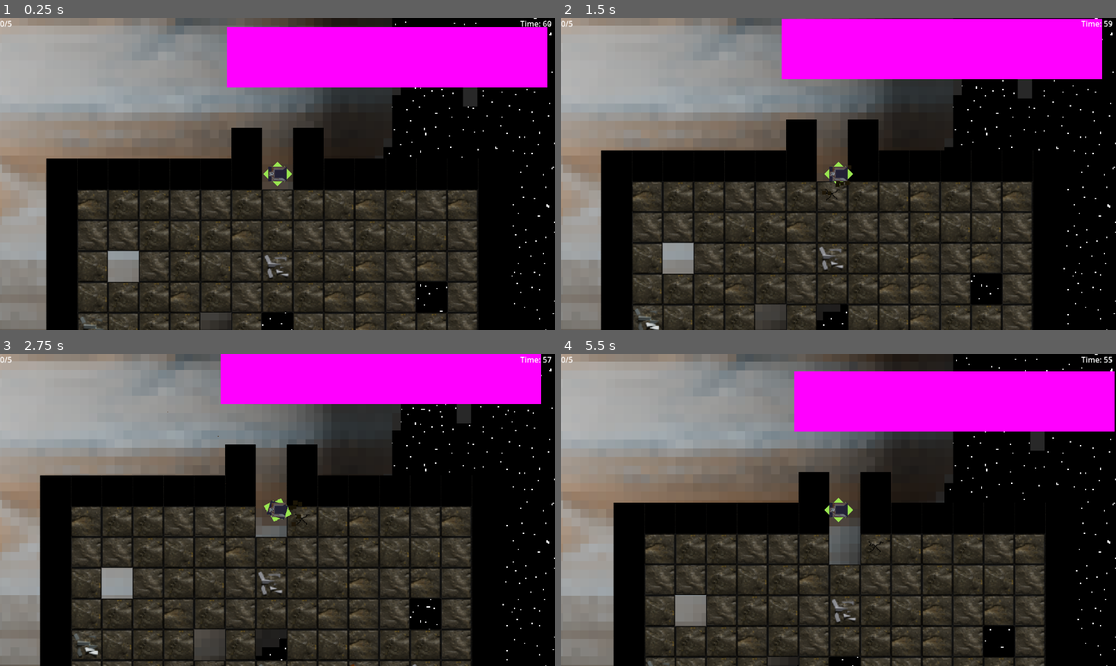
Above: before the commit, frames 1-4 (two rows, left to right).
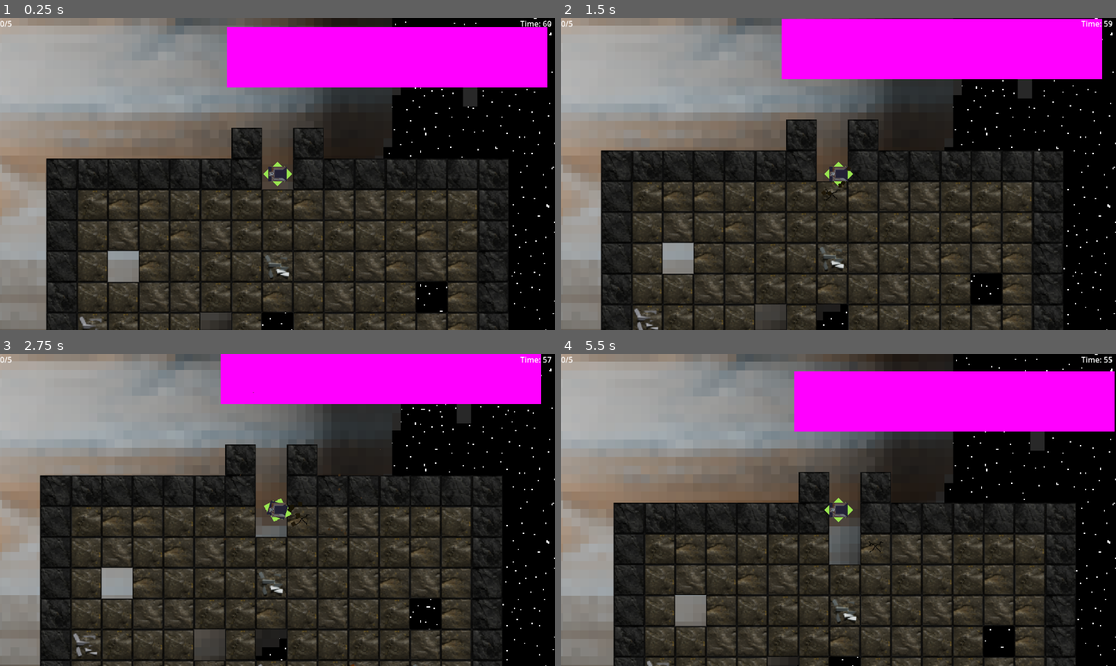
Above: after the commit, the same moments.

Repository: MissionToPsyche-Iridium/iridium_21q_web_game-csu
Game: Godot game, scene res://Scenes/pre.tscn
Two runs of this game, one before a commit and one after it. Both use one fixed random seed, a clock stepped at 60 frames per second and the inputs below.
Inputs:
- Up to frame 1 (0.25 s): no input
- Up to frame 2 (1.5 s): hold D (right) 0.53-1.28 s; tap Space (Leave, bound only after the commit) at 0.6, 1.35 s; hold S (down) from 1.28 s (still down)
- Up to frame 3 (2.75 s): release S (down) at 2.03 s; hold D (right) from 2.03 s (still down); tap Space (Leave, bound only after the commit) at 2.1 s
- Up to frame 4 (5.5 s): release D (right) at 2.78 s; hold W (up) 2.78-3.53 s; tap Space (Leave, bound only after the commit) at 2.85, 3.6, 4.35, 5, 5.1 s; hold A (left) 3.53-5.03 s; tap Enter at 4.25 s; hold S (down) from 5.03 s (still down)

The runs differ from the first frame. In frame 1, 12% of the frame differs, in the area x 8-92%, y 35-100%; in frame 2, 12%; in frame 3, 13%, in the area x 7-91%, y 12-100%; in frame 4, 11%.

Commit message:
Working on gameplay flow, added switch scene, added background tile sheet. Other changes to stats.

Diff:
--- a/Objects/drillparts.tscn
+++ b/Objects/drillparts.tscn
@@ -10,12 +10,13 @@
 [node name="drillparts" type="CPUParticles2D"]
 emitting = false
 amount = 32
-explosiveness = 0.3
 randomness = 0.27
 spread = 180.0
 gravity = Vector2(0, 0)
 initial_velocity_min = 137.37
 initial_velocity_max = 400.0
+angle_min = -625.5
+angle_max = 145.4
 scale_amount_min = 7.5
 scale_amount_max = 10.0
 scale_amount_curve = SubResource("Curve_yafx8")
--- a/Objects/mine.tscn
+++ b/Objects/mine.tscn
@@ -1,8 +1,9 @@
-[gd_scene load_steps=9 format=3 uid="uid://ok71srmvbp25"]
+[gd_scene load_steps=12 format=3 uid="uid://ok71srmvbp25"]
 
 [ext_resource type="Script" path="res://scripts/mine.gd" id="1_rjot3"]
 [ext_resource type="Texture2D" uid="uid://bauj7tg48vpkc" path="res://Assets/sheetore.png" id="2_06w2d"]
 [ext_resource type="Texture2D" uid="uid://cinjk5k066td7" path="res://Assets/sheetbreak.png" id="3_utk80"]
+[ext_resource type="Texture2D" uid="uid://c1bgmoxaks02p" path="res://Assets/backgroundtiles.png" id="4_rqkjc"]
 
 [sub_resource type="PhysicsMaterial" id="PhysicsMaterial_u7otv"]
 
@@ -37,8 +38,18 @@
 0:2/0/custom_data_0 = true
 0:2/0/custom_data_1 = 1
 0:3/0 = 0
+0:3/0/physics_layer_0/polygon_0/points = PackedVector2Array(-32, -32, 32, -32, 32, 32, -32, 32)
 0:3/0/custom_data_0 = true
 0:3/0/custom_data_1 = 1
+3:1/0 = 0
+3:1/0/physics_layer_0/polygon_0/points = PackedVector2Array(-32, -32, 32, -32, 32, 32, -32, 32)
+3:1/0/custom_data_1 = 4
+3:2/0 = 0
+3:2/0/physics_layer_0/polygon_0/points = PackedVector2Array(-32, -32, 32, -32, 32, 32, -32, 32)
+3:2/0/custom_data_1 = 4
+3:3/0 = 0
+3:3/0/physics_layer_0/polygon_0/points = PackedVector2Array(-32, -32, 32, -32, 32, 32, -32, 32)
+3:3/0/custom_data_1 = 4
 
 [sub_resource type="TileSet" id="TileSet_1m28n"]
 tile_size = Vector2i(64, 64)
@@ -62,6 +73,14 @@
 tile_size = Vector2i(64, 64)
 sources/0 = SubResource("TileSetAtlasSource_1w0hi")
 
+[sub_resource type="TileSetAtlasSource" id="TileSetAtlasSource_xyufu"]
+texture = ExtResource("4_rqkjc")
+texture_region_size = Vector2i(64, 64)
+
+[sub_resource type="TileSet" id="TileSet_cmgk2"]
+tile_size = Vector2i(64, 64)
+sources/1 = SubResource("TileSetAtlasSource_xyufu")
+
 [node name="Mineable" type="TileMapLayer"]
 tile_set = SubResource("TileSet_1m28n")
 script = ExtResource("1_rjot3")
@@ -72,3 +91,5 @@
 tile_set = SubResource("TileSet_0cn0v")
 
 [node name="Back" type="TileMapLayer" parent="."]
+z_index = -10
+tile_set = SubResource("TileSet_cmgk2")
--- a/Objects/mothership.tscn
+++ b/Objects/mothership.tscn
@@ -22,7 +22,6 @@
 
 [node name="CollisionShape2D" type="CollisionShape2D" parent="Right Blocker"]
 position = Vector2(62.5, 19.9)
-scale = Vector2(1, 1)
 shape = SubResource("RectangleShape2D_u4e0p")
 
 [node name="Sprite2D" type="Sprite2D" parent="."]
@@ -34,7 +33,6 @@
 
 [node name="CollisionShape2D" type="CollisionShape2D" parent="Left Blocker"]
 position = Vector2(3.1, 18.85)
-scale = Vector2(1, 1)
 shape = SubResource("RectangleShape2D_u4e0p")
 
 [node name="Mothership Blocker" type="StaticBody2D" parent="."]
--- a/project.godot
+++ b/project.godot
@@ -52,6 +52,11 @@
 , Object(InputEventKey,"resource_local_to_scene":false,"resource_name":"","device":-1,"window_id":0,"alt_pressed":false …(186 unchanged characters)…
 ]
 }
+Leave={
+"deadzone": 0.5,
+"events": [Object(InputEventKey,"resource_local_to_scene":false,"resource_name":"","device":-1,"window_id":0,"alt_pressed":false,"shift_pressed":false,"ctrl_pressed":false,"meta_pressed":false,"pressed":false,"keycode":0,"physical_keycode":32,"key_label":0,"unicode":32,"location":0,"echo":false,"script":null)
+]
+}
 
 [rendering]
 
--- a/scripts/dronestats.gd
+++ b/scripts/dronestats.gd
@@ -3,11 +3,12 @@
 #Almost every game object pulls from here.
 #Editing these values changes there values.
 
-@onready var grabbercooldown: int = 120 #Frames inbetween grabs, 120 @ 60fps = 2 sec.
-@onready var grabberspeed: float = 0.04 #how fast the grabber moves when grabbing something.
+@onready var grabbercooldown: int = 60 #Frames inbetween grabs 30 per sec, 60 = 2 sec. (def = 2) TODO
+@onready var grabberspeed: float = 0.04 #how fast the grabber moves when grabbing something. (def 0.04)
+@onready var grabberrange: int = 128 #How big the radius for the grbaber is (def 128px)
 
 @onready var drillspeed: float = 1 #time (sec) it takes for a drill to fully break a block.
-@onready var drillstr: int = 0 #TODO, not used anywhere right now.
+@onready var drillstr: int = 0 #TODO, not used anywhere right now. How effected a drill is by harder blocks.
 
 @onready var dronespeed: int = 200 #How fast the drone moves.
 
--- a/scripts/gamemaster.gd
+++ b/scripts/gamemaster.gd
@@ -1,10 +1,12 @@
 extends Node
 
 @onready var timer = Timer.new() #Games timer.
+
 var timetillloss: int = 60 #How much time in sec the player has till they lose.
+var minesizex: int = 15 #Mine size, incs by X every loop.
+var minesizey: int = 15 #Mine size Y.
 
-var minesizex: int = 15 #Mine size, incs by X every loop.
-var minesizey: int = 15
+@onready var pre = preload("res://Scenes/pre.tscn")
 
 func _ready() -> void:
 	add_child(timer)
@@ -18,3 +20,19 @@
 
 func get_time(): #Returns the time remaining on the global clock.
 	return timer.time_left
+
+func leave_pre(): #Called when the player leaves the main scene.
+	#Move all items inside drone to ship.
+	for item in Inventory.inventorydrone:
+		Inventory.inventoryship.append(item)
+		Inventory.inventorydrone.erase(item)
+	timer.stop()
+	#Temp, will leave to shop screen.
+	get_tree().change_scene_to_file("res://Scenes/pre.tscn")
+
+func leave_shop(): #Called when we leave the shop.
+	pass
+
+func start_game(): #Called when the game starts from the title screen.
+	seed(randi_range(0,25565))
+	pass
--- a/scripts/grabber.gd
+++ b/scripts/grabber.gd
@@ -18,6 +18,7 @@
 var pickuphook: Pickup #holds the pickup we just picked up.
 
 func _ready() -> void:
+	detectboxshape.shape.radius = Dronestats.grabberrange
 	#Set the max range of the raycast to the radius of the detectbox.
 	raycast.target_position.x = detectboxshape.shape.radius
 	t = Dronestats.grabberspeed
--- a/scripts/mine.gd
+++ b/scripts/mine.gd
@@ -6,6 +6,8 @@
 @export var layersbeforegen = 3 # How many layers down before ore can appear -1.
 @onready var rockonmineparts = preload("res://Objects/rockonmineparts.tscn") # Ref for particles after removing block.
 @onready var pickup = preload("res://Objects/pickup.tscn")
+@onready var background = $Back #Background tilesheet.
+
 
 #IDS
 #0 = Nothing/Air
@@ -21,8 +23,9 @@
 	1: 80,
 	2: 10,
 	3: 3,
+	#4 will never have a chance.
 }
-var orecount = { #Dict to hold the count of ores.
+var orecount = { #Dict to hold the count of blocks.
 	0: 0,
 	1: 0,
 	2: 0,
@@ -36,8 +39,10 @@
 	1: [Vector2(0,0), Vector2(0,1), Vector2(0,2), Vector2(0,3)],
 	2: [Vector2(2,0), Vector2(2,1)],
 	3: Vector2(1,0),
-	4: Vector2(3,0)
+	4: [Vector2(3,0), Vector2(3,1), Vector2(3,2), Vector2(3,3)]
 }
+var backgroundtiles = [Vector2(0,0), Vector2(0,1), Vector2(0,2)] #Background tiles arr.
+
 var tiletoparticlecolor = {
 	#Color that each tile breaks down into
 	#Also subject to change
@@ -129,6 +134,9 @@
 					pass
 				else:
 					set_cell(Vector2(item,row), 0, tilevec)
+
+			#Set background cell to be ele in 4 array.
+			background.set_cell(Vector2(item, row), 0, backgroundtiles.pick_random())
 func punch_enter_hole(): #Edits the tilemap to put an entrence.
 	var middle = round(width / 2)
 	erase_cell(Vector2(middle,0))
--- a/scripts/mothership.gd
+++ b/scripts/mothership.gd
@@ -4,6 +4,7 @@
 var drone: CharacterBody2D = null
 @onready var tube: Line2D = $Tube
 @onready var timer: Timer = $Timer #Timer for keeping track of time between transfers.
+@onready var spacecount: int = 0
 
 func _ready() -> void:
 	timer.connect("timeout", _on_timer_timeout)
@@ -17,6 +18,13 @@
 		pass
 	elif !droneinsidedepot:
 		tube.points[1] = tube.points[1].lerp(Vector2(50,16), 0.2)
+
+	#Used to check for leaving.
+	if droneinsidedepot and Input.is_action_just_pressed("Leave"):
+		spacecount += 1
+
+		if spacecount >= 5:
+			Gamemaster.leave_pre()
 	pass
 
 func _on_depot_body_entered(body: Node2D) -> void:
@@ -29,5 +37,6 @@
 		droneinsidedepot = false
 		drone = null
 		timer.stop()
+		spacecount = 0
 func _on_timer_timeout():
 	Inventory.from_drone_to_mothership()
Binary file added: Assets/backgroundtiles.png
Not shown, added: Assets/backgroundtiles.png.import
Binary file changed: Assets/sheetore.png
